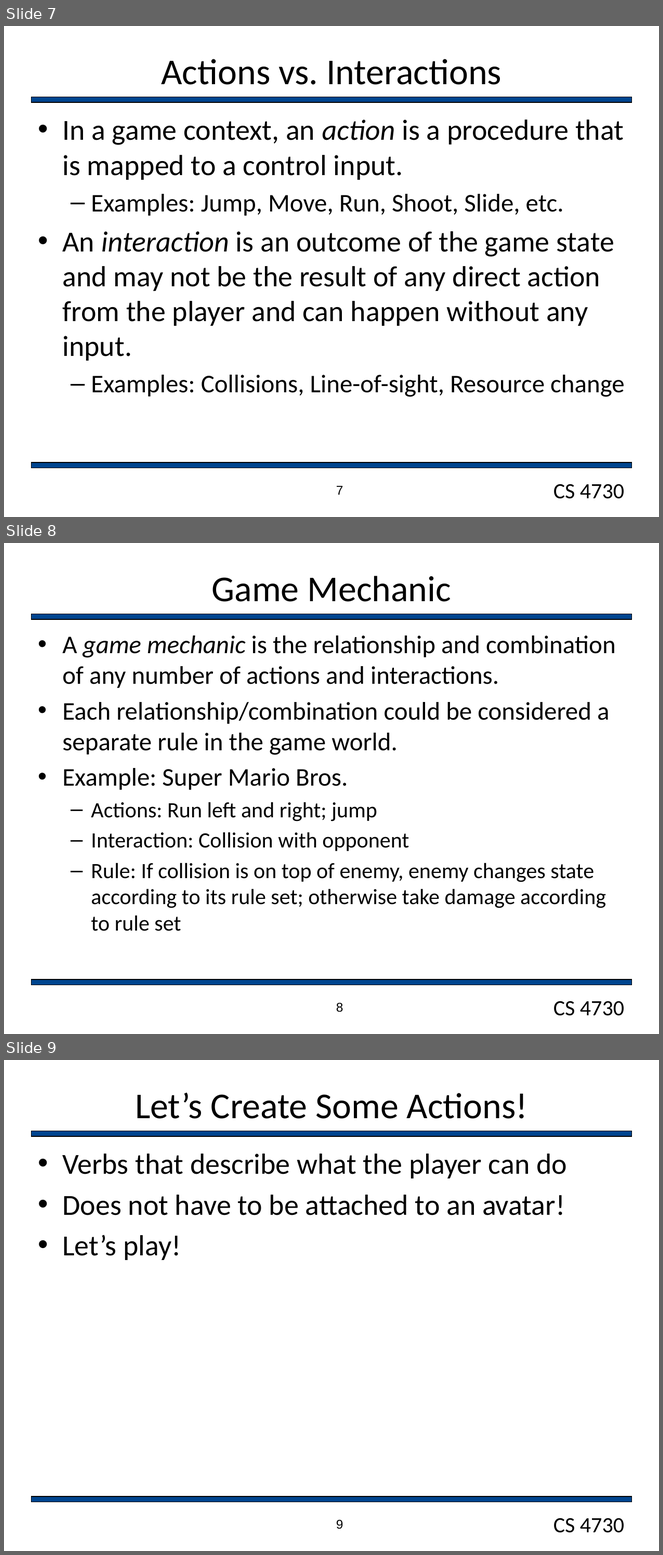
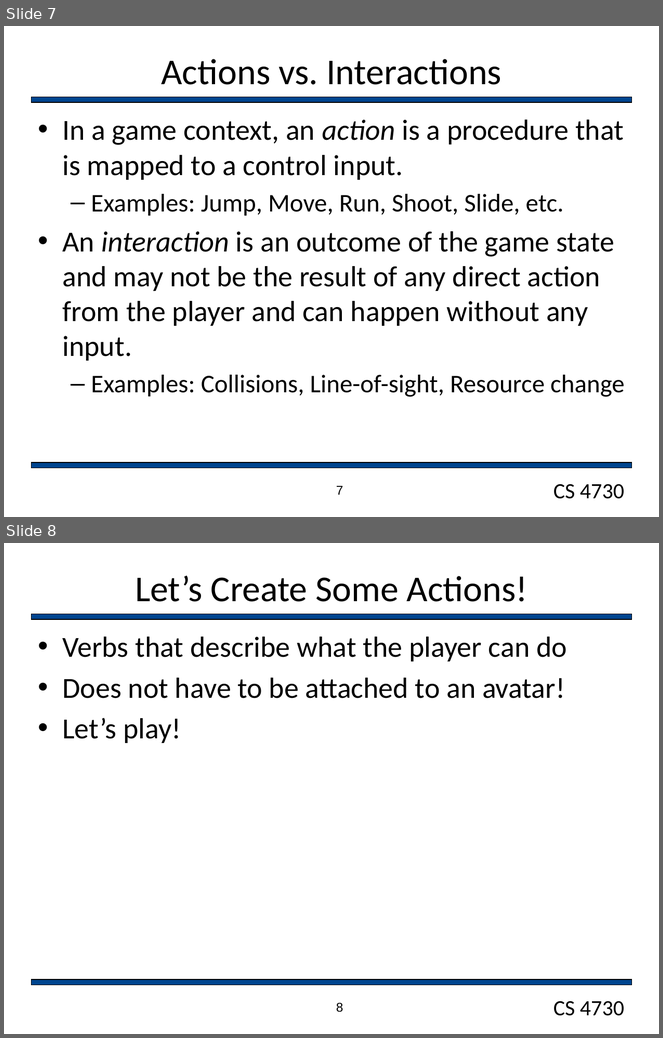
Before and after one commit to markfloryan/gamedesign, a slide deck: slides/ActionInteraction.pptx. Shown one above the other, each under a label of ours: slides 7, 8 and 9 before the commit, slides 7 and 8 after it. The pictures are 663x1555 and 663x1038 pixels, drawn with LibreOffice and Linux fonts; fonts in the diff are those of the drawing; background and template pictures are left out. Boxes give left, top, right and bottom in pixels: in the first picture for what was removed or moved away, otherwise in the second. Text is boxed around its words. In the diff, an @@ line names an element or a change of style, - is before the commit and + after.

```diff
--- a/slides/ActionInteraction.pptx
+++ b/slides/ActionInteraction.pptx
@@ slide 8 removed at [4,543,659,1034], background #FFFFFF; not listed: 3 template elements that a slide beside it also shows @@
@@ title removed at [212,576,451,602] @@
-Game Mechanic
@@ text removed at [62,636,616,931] @@
-• A game mechanic is the relationship and combination of any number of actions and interactions.
-• Each relationship/combination could be considered a separate rule in the game world.
-• Example: Super Mario Bros.
-  – Actions: Run left and right; jump
-  – Interaction: Collision with opponent
-  – Rule: If collision is on top of enemy, enemy changes state according to its rule set; otherwise take damage according to rule set
@@ page number removed at [336,1003,344,1013] @@
-8
@@ what was slide 9 is now slide 8 @@
@@ page number at [336,1003,344,1013]: text changed @@
-9
+8
```
Also in this commit, not shown: 5 other files.
